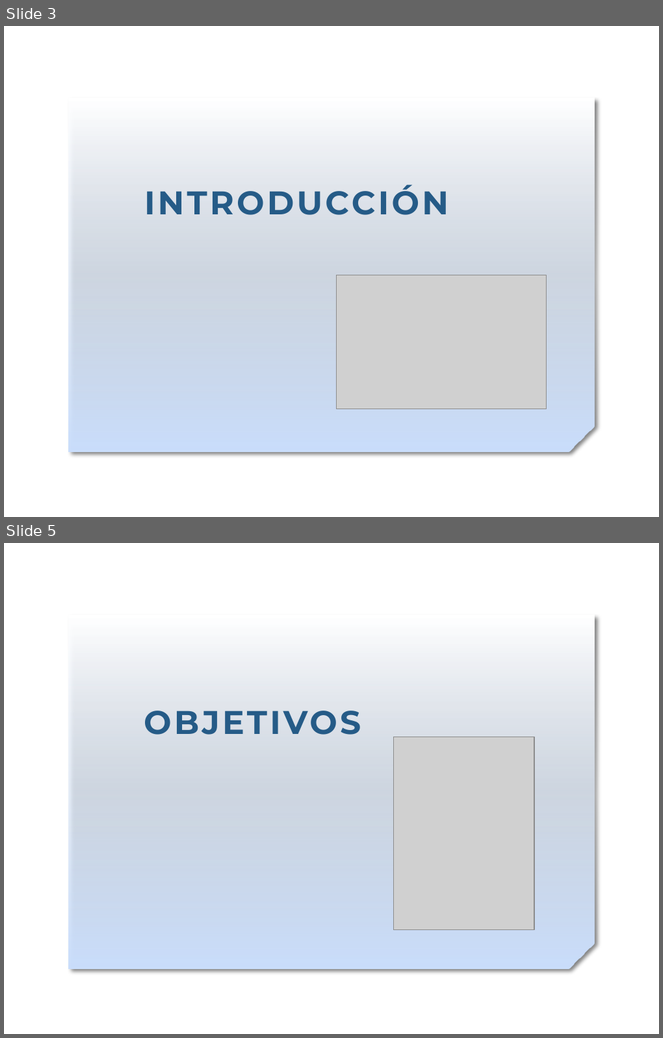
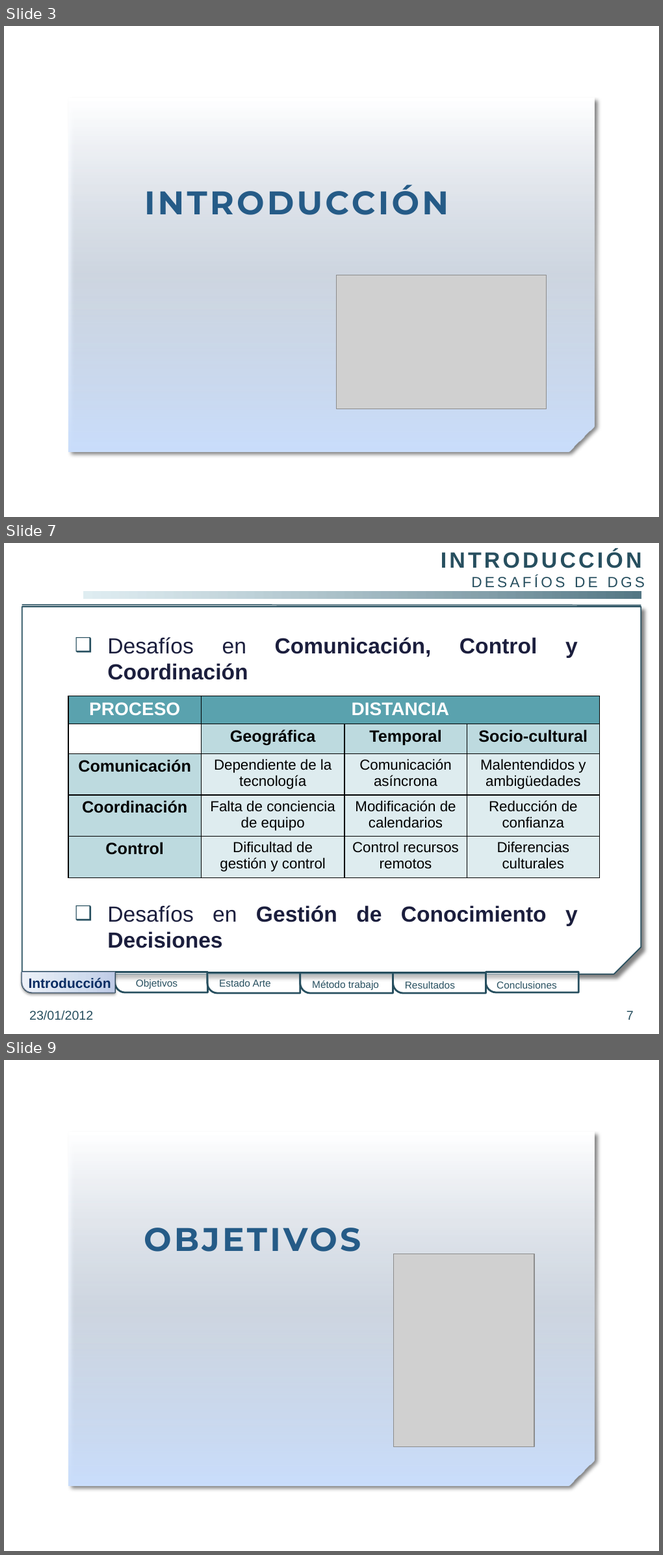
Before and after one commit to gangadhar001/repo-pfc, a slide deck: PFC/Presentacion/PresentacionPFC.pptx. Shown one above the other, each under a label of ours: slides 3 and 5 before the commit, slides 3, 7 and 9 after it; the slides between them are not shown. The pictures are 663x1038 and 663x1555 pixels, drawn with LibreOffice and Linux fonts; fonts in the diff are those of the drawing; grey boxes stand for pictures; background and template pictures are left out. Boxes give left, top, right and bottom in pixels: in the first picture for what was removed or moved away, otherwise in the second. Text is boxed around its words. In the diff, an @@ line names an element or a change of style, - is before the commit and + after.

Commit message:
Escrito hasta estado del arte

```diff
--- a/PFC/Presentacion/PresentacionPFC.pptx
+++ b/PFC/Presentacion/PresentacionPFC.pptx
@@ slide 7 added at [4, 543, 659, 1034], background picture (left out) @@
@@ title added at [441, 550, 646, 588], 16.2 pt, text #274F5F @@
+INTRODUCCIÓN
+DESAFÍOS DE DGS
@@ rectangle added at [84, 592, 641, 599], fill gradient #D0E5EC to #547785 @@
@@ snip rect added at [22, 607, 642, 974], fill #FFFFFF, outline #274F5F 1.25 pt @@
@@ line added from (22, 605) to (641, 605), #274F5F 1.25 pt @@
@@ text added at [107, 637, 578, 658], 24 pt, text #1B1E3E, bold @@
+❑ Desafíos en Comunicación, Control y Coordinación
@@ table added at [68, 696, 600, 795], 3 rows, 4 columns @@
+PROCESO | DISTANCIA |  | 
+ | Geográfica | Temporal | Socio-cultural
+Comunicación | Dependiente de la tecnología | Comunicación asíncrona | Malentendidos y ambigüedades
@@ table added at [68, 795, 600, 837], 1 rows, 4 columns @@
+Coordinación | Falta de conciencia de equipo | Modificación de calendarios | Reducción de confianza
@@ table added at [68, 837, 600, 878], 1 rows, 4 columns @@
+Control | Dificultad de gestión y control | Control recursos remotos | Diferencias culturales
@@ text added at [107, 906, 578, 949], 24 pt, text #1B1E3E, bold @@
+❑ Desafíos en Gestión de Conocimiento y Decisiones
@@ round rect added at [22, 973, 115, 993], fill #FFFFFF, outline #274F5F 2 pt @@
@@ round rect added at [22, 973, 115, 993], fill gradient #BFCDE7 to #D2DBED to #EDF1F9, outline #7B8CA6 0.75 pt @@
@@ text added at [29, 978, 111, 988], 15 pt, text #072C62, bold @@
+Introducción
@@ round rect added at [114, 973, 207, 993], fill #FFFFFF at 50% opacity, outline #274F5F 2 pt @@
@@ text added at [136, 979, 178, 989], 11 pt, text #274F5F @@
+Objetivos
@@ round rect added at [207, 973, 300, 993], fill #FFFFFF at 50% opacity, outline #274F5F 2 pt @@
@@ text added at [219, 979, 271, 987], 11 pt, text #274F5F @@
+Estado Arte
@@ round rect added at [300, 973, 393, 993], fill #FFFFFF at 50% opacity, outline #274F5F 2 pt @@
@@ text added at [312, 980, 379, 990], 11 pt, text #274F5F @@
+Método trabajo
@@ round rect added at [393, 973, 486, 993], fill #FFFFFF at 50% opacity, outline #274F5F 2 pt @@
@@ text added at [405, 982, 455, 989], 11 pt, text #274F5F @@
+Resultados
@@ round rect added at [486, 973, 579, 993], fill #FFFFFF at 50% opacity, outline #274F5F 2 pt @@
@@ text added at [497, 982, 557, 989], 11 pt, text #274F5F @@
+Conclusiones
@@ text added at [29, 1010, 93, 1021], 14 pt, text #274F5F @@
+23/01/2012
@@ page number added at [627, 1011, 634, 1020], 14 pt, text #274F5F @@
+7
@@ what was slide 5 is now slide 9 @@
```
Also in this commit, not shown: 2 slides changed, 10 other slides added.
